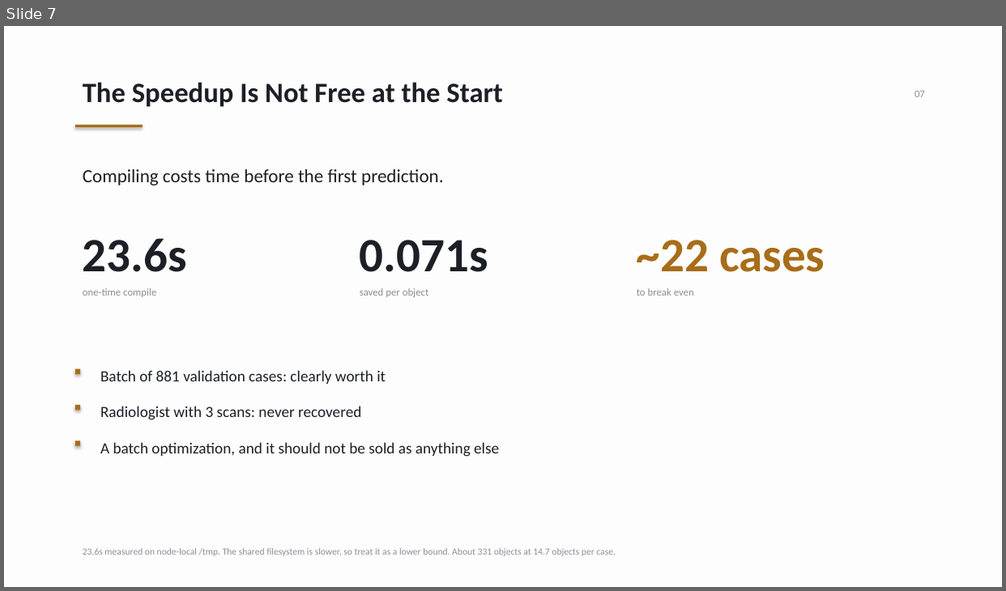
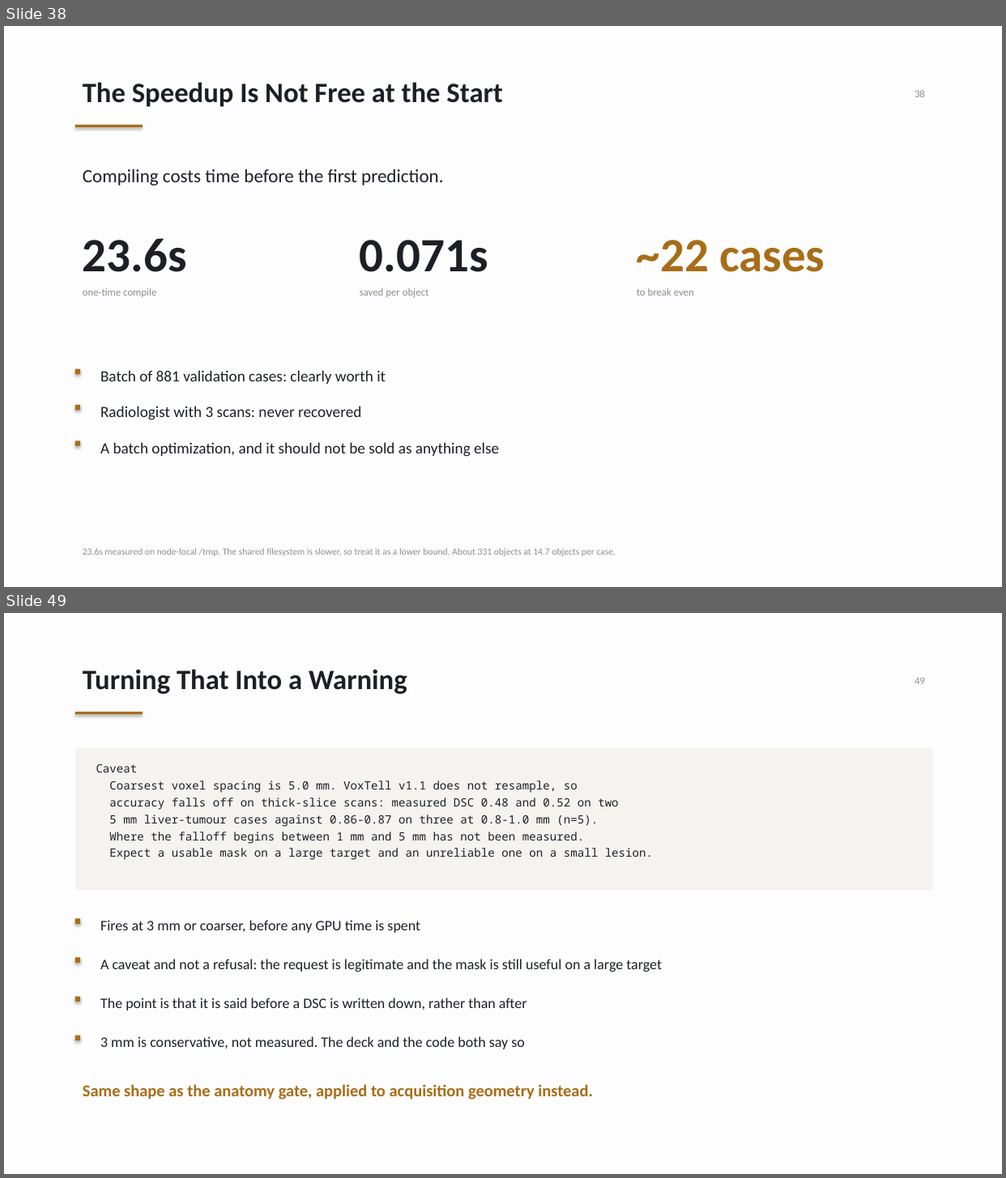
Before and after one commit to pentaexe/VoxTell-main, a slide deck: slides.pptx. Shown one above the other, each under a label of ours: slide 7 before the commit, slides 38 and 49 after it; the slides between them are not shown. The pictures are 1006x591 and 1006x1178 pixels, drawn with LibreOffice and Linux fonts; fonts in the diff are those of the drawing. Boxes give left, top, right and bottom in pixels: in the first picture for what was removed or moved away, otherwise in the second. Text is boxed around its words. In the diff, an @@ line names an element or a change of style, - is before the commit and + after.

```diff
--- a/slides.pptx
+++ b/slides.pptx
@@ slide 49 added at box(4, 613, 1002, 1174), background #FDFDFD @@
@@ text added at box(83, 669, 407, 694), 27 pt, text #1C2026, bold @@
+Turning That Into a Warning
@@ text added at box(914, 678, 925, 684), 10 pt, text #8C8F96 @@
+49
@@ rectangle added at box(75, 712, 143, 714), fill #A86D18 @@
@@ rectangle added at box(75, 747, 932, 890), fill #F4F3F0 @@
@@ text added at box(96, 764, 653, 860), 11 pt, text #1C2026 @@
+Caveat
+Coarsest voxel spacing is 5.0 mm. VoxTell v1.1 does not resample, so
+accuracy falls off on thick-slice scans: measured DSC 0.48 and 0.52 on two
+5 mm liver-tumour cases against 0.86-0.87 on three at 0.8-1.0 mm (n=5).
+Where the falloff begins between 1 mm and 5 mm has not been measured.
+Expect a usable mask on a large target and an unreliable one on a small lesion.
@@ rectangle added at box(75, 918, 80, 924), fill #A86D18 @@
@@ text added at box(100, 920, 420, 933), 14 pt, text #1C2026 @@
+Fires at 3 mm or coarser, before any GPU time is spent
@@ rectangle added at box(75, 958, 80, 964), fill #A86D18 @@
@@ text added at box(100, 959, 662, 972), 14 pt, text #1C2026 @@
+A caveat and not a refusal: the request is legitimate and the mask is still useful on a large target
@@ rectangle added at box(75, 996, 80, 1002), fill #A86D18 @@
@@ text added at box(100, 998, 527, 1011), 14 pt, text #1C2026 @@
+The point is that it is said before a DSC is written down, rather than after
@@ rectangle added at box(75, 1035, 80, 1041), fill #A86D18 @@
@@ text added at box(100, 1037, 525, 1050), 14 pt, text #1C2026 @@
+3 mm is conservative, not measured. The deck and the code both say so
@@ text added at box(83, 1084, 593, 1100), 16 pt, text #A86D18, bold @@
+Same shape as the anatomy gate, applied to acquisition geometry instead.
@@ what was slide 7 is now slide 38 @@
@@ slide 38 changed as well @@
@@ text at box(914, 90, 925, 97): text changed @@
-07
+38
```
Also in this commit, not shown: 4 other slides changed, 45 other slides added, 3 slides removed, 1 other file.
